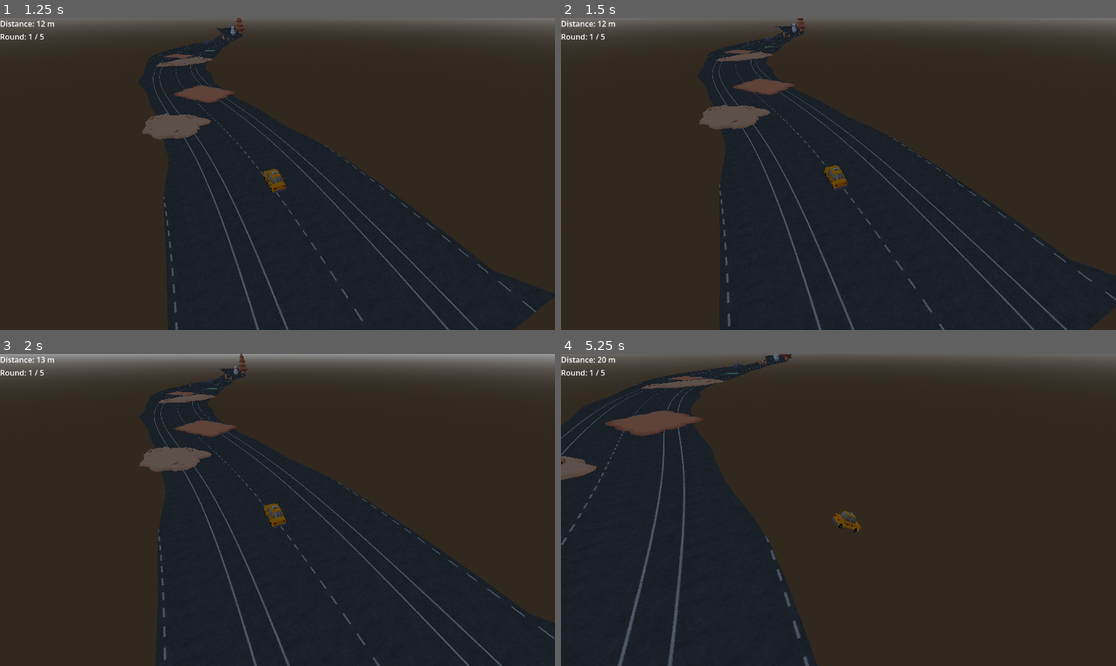
Above: before the commit, frames 1-4 (two rows, left to right).
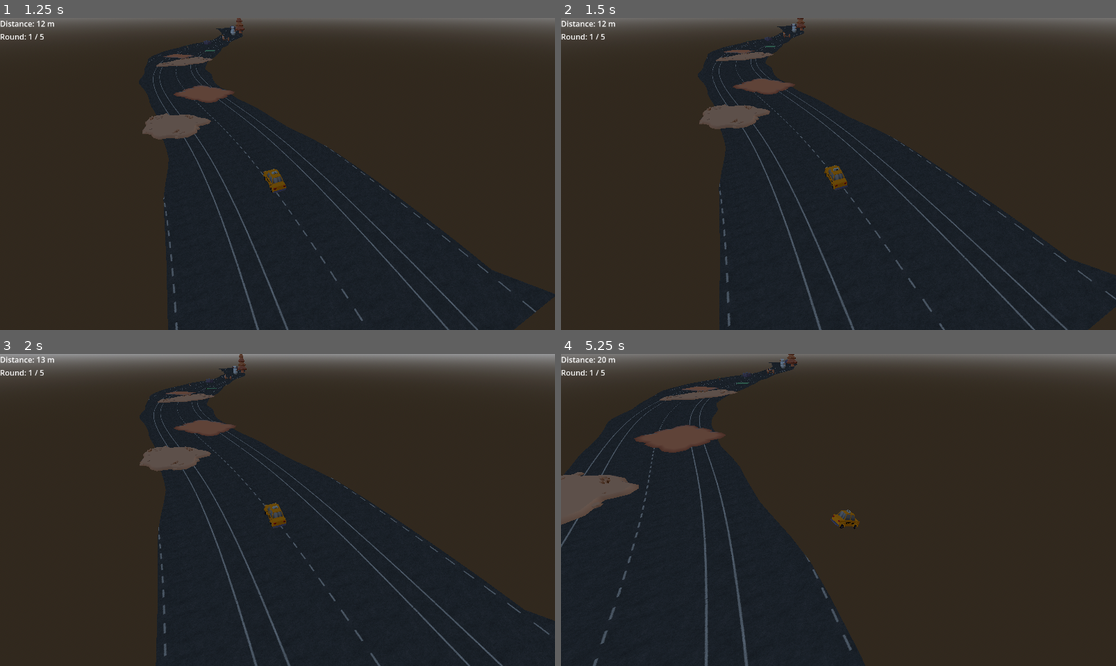
Above: after the commit, the same moments.

Repository: RuntimeRebelsStudio/YouAreYourOwnEnemy
Game: Godot game, scene res://scenes/main/main.tscn
Two runs of this game, one before a commit and one after it. Both use one fixed random seed, a clock stepped at 60 frames per second and the inputs below.
Inputs (mouse positions are in pixels of both pictures, inside the frame that each line leads up to):
- Up to frame 1 (1.25 s): click "PLAY" at 0.5 s
- Up to frame 2 (1.5 s): move the mouse to (960, 158) at 1.27 s; hold D (right) from 1.28 s (still down)
- Up to frame 3 (2 s): keep holding D (right)
- Up to frame 4 (5.25 s): move the mouse to (727, 525) at 2.02 s; release D (right) at 2.03 s; hold S (backward) 2.03-2.78 s; move the mouse to (894, 441) at 2.77 s; hold D (right) 2.78-3.53 s; move the mouse to (810, 572) at 3.52 s; hold W (forward) 3.53-4.28 s; move the mouse to (1005, 556) at 4.27 s; hold A (left) from 4.28 s (still down); move the mouse to (672, 463) at 5.02 s

Frame 1 is identical in both runs. In frame 2, 0.7% of the frame differs, in the area x 24-100%, y 0-100%; in frame 3, 1.1%; in frame 4, 8.9%, in the area x 0-55%, y 0-100%.

Commit message:
feat: Added all cars + Independent stats per car

Diff:
--- a/scenes/player/Cars/ambulance.tscn
+++ b/scenes/player/Cars/ambulance.tscn
@@ -373,6 +373,9 @@
 wheel_bl = NodePath("Wheel_Bl")
 wheel_br = NodePath("Wheel_Br")
 vehicle_mass = 1500.0
+max_torque = 4000.0
+absolute_max_rpm = 950.0
+rpm_acceleration = 60.0
 metadata/_custom_type_script = "uid://bdm4cy4u3orcu"
 
 [node name="Ambulance2" type="MeshInstance3D" parent="." unique_id=261041169]
--- a/scenes/player/Cars/bus_1.tscn
+++ b/scenes/player/Cars/bus_1.tscn
@@ -378,7 +378,11 @@
 wheel_fr = NodePath("Whel_FR")
 wheel_bl = NodePath("Whel_BL")
 wheel_br = NodePath("Whel_BR")
-vehicle_mass = 1500.0
+vehicle_mass = 3500.0
+max_torque = 8000.0
+min_max_rpm = 200.0
+absolute_max_rpm = 600.0
+rpm_acceleration = 30.0
 metadata/_custom_type_script = "uid://bdm4cy4u3orcu"
 
 [node name="Whel_FL" type="MeshInstance3D" parent="." unique_id=2089204059]
--- a/scenes/player/Cars/car_1_6.tscn
+++ b/scenes/player/Cars/car_1_6.tscn
@@ -292,7 +292,9 @@
 wheel_fr = NodePath("Wheel_Fr")
 wheel_bl = NodePath("Wheel_Bl")
 wheel_br = NodePath("Wheel_Br")
-vehicle_mass = 1000.0
+vehicle_mass = 1500.0
+max_torque = 4000.0
+rpm_acceleration = 80.0
 metadata/_custom_type_script = "uid://bdm4cy4u3orcu"
 
 [node name="Car_1_7" type="MeshInstance3D" parent="." unique_id=273682129]
--- a/scenes/player/Cars/car_2_4.tscn
+++ b/scenes/player/Cars/car_2_4.tscn
@@ -1,8 +1,8 @@
 [gd_scene format=4 uid="uid://da4vgtnv0sj6"]
 
 [ext_resource type="Script" uid="uid://bdm4cy4u3orcu" path="res://scenes/player/car_model.gd" id="1_1gxsa"]
-[ext_resource type="Texture2D" uid="uid://dcmst03lnrlsu" path="res://scenes/player/CarModels/textures/City Atlas Map.png" id="2_ex0ya"]
-[ext_resource type="Texture2D" uid="uid://dtwmnag70tts4" path="res://scenes/player/CarModels/textures/Windows.png" id="3_pjcud"]
+[ext_resource type="Texture2D" uid="uid://dcmst03lnrlsu" path="res://scenes/player/CarModels/Textures/City Atlas Map.png" id="2_ex0ya"]
+[ext_resource type="Texture2D" uid="uid://dtwmnag70tts4" path="res://scenes/player/CarModels/Textures/Windows.png" id="3_pjcud"]
 
 [sub_resource type="StandardMaterial3D" id="StandardMaterial3D_tq4jd"]
 resource_name = "City Metal"
@@ -378,7 +378,9 @@
 wheel_fr = NodePath("W_FR")
 wheel_bl = NodePath("W_BL")
 wheel_br = NodePath("W_BR")
-vehicle_mass = 1000.0
+vehicle_mass = 1500.0
+max_torque = 4000.0
+rpm_acceleration = 80.0
 metadata/_custom_type_script = "uid://bdm4cy4u3orcu"
 
 [node name="Car_2_5" type="MeshInstance3D" parent="." unique_id=819821338]
--- a/scenes/player/Cars/ice_cream_truck_1.tscn
+++ b/scenes/player/Cars/ice_cream_truck_1.tscn
@@ -287,6 +287,11 @@
 wheel_fr = NodePath("W_FR")
 wheel_bl = NodePath("W_BL")
 wheel_br = NodePath("W_BR")
+vehicle_mass = 2000.0
+max_torque = 6500.0
+min_max_rpm = 250.0
+absolute_max_rpm = 800.0
+rpm_acceleration = 60.0
 
 [node name="W_FR" type="MeshInstance3D" parent="." unique_id=1489694392]
 transform = Transform3D(98.355, 0, 0, 0, -1.172483e-05, 98.354996, 0, -98.354996, -1.172483e-05, -0.49870792, 0.0054643443, 0.7577138)
--- a/scenes/player/Cars/ice_cream_truck_2.tscn
+++ b/scenes/player/Cars/ice_cream_truck_2.tscn
@@ -287,6 +287,11 @@
 wheel_fr = NodePath("W_FR_021")
 wheel_bl = NodePath("W_BL_022")
 wheel_br = NodePath("W_BR_022")
+vehicle_mass = 2000.0
+max_torque = 6500.0
+min_max_rpm = 250.0
+absolute_max_rpm = 800.0
+rpm_acceleration = 60.0
 metadata/_custom_type_script = "uid://bdm4cy4u3orcu"
 
 [node name="W_FR_021" type="MeshInstance3D" parent="." unique_id=1052066361]
--- a/scenes/player/Cars/pickUp_16.tscn
+++ b/scenes/player/Cars/pickUp_16.tscn
@@ -1,8 +1,8 @@
 [gd_scene format=4 uid="uid://c75204f1gn5f4"]
 
 [ext_resource type="Script" uid="uid://bdm4cy4u3orcu" path="res://scenes/player/car_model.gd" id="1_xkqq3"]
-[ext_resource type="Texture2D" uid="uid://dtwmnag70tts4" path="res://scenes/player/CarModels/textures/Windows.png" id="2_ywy15"]
-[ext_resource type="Texture2D" uid="uid://dcmst03lnrlsu" path="res://scenes/player/CarModels/textures/City Atlas Map.png" id="3_wowjk"]
+[ext_resource type="Texture2D" uid="uid://dtwmnag70tts4" path="res://scenes/player/CarModels/Textures/Windows.png" id="2_ywy15"]
+[ext_resource type="Texture2D" uid="uid://dcmst03lnrlsu" path="res://scenes/player/CarModels/Textures/City Atlas Map.png" id="3_wowjk"]
 
 [sub_resource type="StandardMaterial3D" id="StandardMaterial3D_j8mhk"]
 resource_name = "Windows"
@@ -410,7 +410,10 @@
 wheel_fr = NodePath("BWhel_FR")
 wheel_bl = NodePath("BWhel_BL")
 wheel_br = NodePath("BWhel_BR")
-vehicle_mass = 900.0
+vehicle_mass = 1500.0
+max_torque = 4000.0
+absolute_max_rpm = 950.0
+rpm_acceleration = 60.0
 metadata/_custom_type_script = "uid://bdm4cy4u3orcu"
 
 [node name="PickUp_17" type="MeshInstance3D" parent="." unique_id=2046116752]
--- a/scenes/player/Cars/policeCar.tscn
+++ b/scenes/player/Cars/policeCar.tscn
@@ -1,8 +1,8 @@
 [gd_scene format=4 uid="uid://camv3h60qcgl3"]
 
 [ext_resource type="Script" uid="uid://bdm4cy4u3orcu" path="res://scenes/player/car_model.gd" id="1_a1aa1"]
-[ext_resource type="Texture2D" uid="uid://dcmst03lnrlsu" path="res://scenes/player/CarModels/textures/City Atlas Map.png" id="2_4uwnn"]
-[ext_resource type="Texture2D" uid="uid://dtwmnag70tts4" path="res://scenes/player/CarModels/textures/Windows.png" id="3_1ji17"]
+[ext_resource type="Texture2D" uid="uid://dcmst03lnrlsu" path="res://scenes/player/CarModels/Textures/City Atlas Map.png" id="2_4uwnn"]
+[ext_resource type="Texture2D" uid="uid://dtwmnag70tts4" path="res://scenes/player/CarModels/Textures/Windows.png" id="3_1ji17"]
 
 [sub_resource type="StandardMaterial3D" id="StandardMaterial3D_8rn7p"]
 resource_name = "City Car"
@@ -378,7 +378,11 @@
 wheel_fr = NodePath("W_fR")
 wheel_bl = NodePath("W_bL")
 wheel_br = NodePath("W_bR")
-vehicle_mass = 850.0
+vehicle_mass = 900.0
+max_torque = 2800.0
+min_max_rpm = 400.0
+absolute_max_rpm = 1250.0
+rpm_acceleration = 100.0
 metadata/_custom_type_script = "uid://bdm4cy4u3orcu"
 
 [node name="PoliceCar2" type="MeshInstance3D" parent="." unique_id=2028115988]
--- a/scenes/player/Cars/sportCar_5.tscn
+++ b/scenes/player/Cars/sportCar_5.tscn
@@ -440,7 +440,11 @@
 wheel_fr = NodePath("Wheel_fr")
 wheel_bl = NodePath("Wheel_bl")
 wheel_br = NodePath("Wheel_br")
-vehicle_mass = 600.0
+vehicle_mass = 650.0
+max_torque = 2500.0
+min_max_rpm = 500.0
+absolute_max_rpm = 1500.0
+rpm_acceleration = 120.0
 metadata/_custom_type_script = "uid://bdm4cy4u3orcu"
 
 [node name="SportCar_6" type="MeshInstance3D" parent="." unique_id=462960457]
--- a/scenes/player/Cars/taxi.tscn
+++ b/scenes/player/Cars/taxi.tscn
@@ -404,7 +404,10 @@
 wheel_fr = NodePath("Wheel_fR")
 wheel_bl = NodePath("Wheel_bL")
 wheel_br = NodePath("Wheel_bR")
-vehicle_mass = 800.0
+vehicle_mass = 1500.0
+max_torque = 4000.0
+absolute_max_rpm = 950.0
+rpm_acceleration = 65.0
 
 [node name="Taxi_Body" type="MeshInstance3D" parent="." unique_id=325893999]
 transform = Transform3D(100, 0, 0, 0, -4.3711384e-06, 99.99999, 0, -99.99999, -4.3711384e-06, -0.032773256, 0, 0.65713596)
--- a/scenes/player/car.gd
+++ b/scenes/player/car.gd
@@ -12,14 +12,13 @@
 @export var engine_power: float = 200.0
 @export var max_steer_angle: float = 0.5
 @export var steer_speed: float = 3.0
-@export var max_torque: float  = 3500.0 # vorher 350.0
-
-@export_group("Speed Growth")
-@export var min_max_rpm: float = 300.0       # Start-Höchstgeschwindigkeit (RPM)
-@export var absolute_max_rpm: float = 1000.0 # Limit / maximale Endgeschwindigkeit
-@export var rpm_acceleration: float = 50.0   # Wie viel RPM pro Sekunde dazukommen
-
-@onready var current_max_rpm: float = min_max_rpm
+
+var max_torque: float
+var min_max_rpm: float
+var absolute_max_rpm: float
+var rpm_acceleration: float
+
+var current_max_rpm: float
 
 var y_wheel_offset = 0.08
 var speed_print_timer: float = 0.0
@@ -68,11 +67,19 @@
 	if current_car_model.get_parent() == null:
 		add_child(current_car_model)
 
-	# --- NEU: Schwerpunkt vom CarModel auf den VehicleBody3D übertragen ---
+	# Schwerpunkt und Gewicht übernehmen
 	center_of_mass_mode = RigidBody3D.CENTER_OF_MASS_MODE_CUSTOM
 	center_of_mass = current_car_model.custom_center_of_mass
-
 	mass = current_car_model.vehicle_mass
+
+	# Performance-Werte übernehmen ---
+	max_torque = current_car_model.max_torque
+	min_max_rpm = current_car_model.min_max_rpm
+	absolute_max_rpm = current_car_model.absolute_max_rpm
+	rpm_acceleration = current_car_model.rpm_acceleration
+
+	# WICHTIG: Die aktuelle Drehzahl auf den individuellen Startwert des Autos setzen
+	current_max_rpm = min_max_rpm
 
 	visual_wheels = {
 		"fl": current_car_model.wheel_fl,
--- a/scenes/player/car_model.gd
+++ b/scenes/player/car_model.gd
@@ -19,6 +19,13 @@
 #Individuelles Gewicht für jedes Auto (Standardwert z.B. 1200 kg)
 @export var vehicle_mass: float = 1200.0
 
+# Performance Stats für jedes Auto ---
+@export_group("Performance")
+@export var max_torque: float = 3500.0       # Beschleunigungskraft (Motorstärke)
+@export var min_max_rpm: float = 300.0       # Start-Höchstgeschwindigkeit
+@export var absolute_max_rpm: float = 1000.0 # Absolute Top-Geschwindigkeit
+@export var rpm_acceleration: float = 50.0   # Wie schnell die Höchstgeschwindigkeit steigt
+
 
 # Called when the node enters the scene tree for the first time.
 func _ready() -> void:
Not shown: 7 places in scenes/player/Cars/ice_cream_truck_1.tscn that only renumber resources
